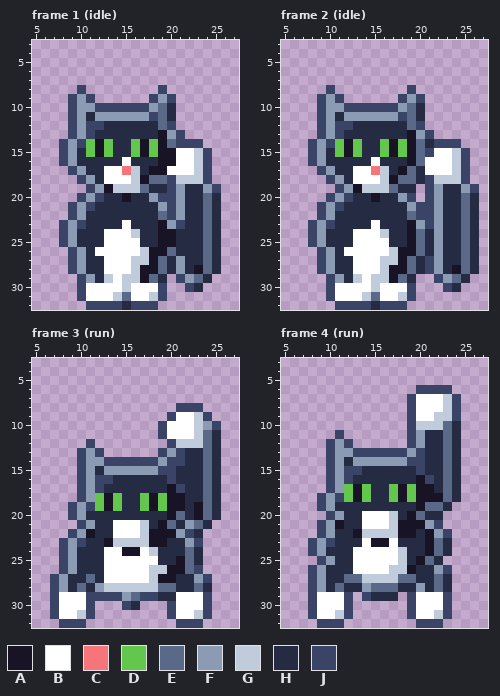
Pixel-art file: art/animals/chase-cat@88.aseprite. That is the earlier state.
33x33 pixels, 6 frames. Shown: frame 1 (idle): x 5..27, y 3..32; frame 2 (idle): x 5..27, y 3..32; frame 3 (run): x 5..27, y 3..32; frame 4 (run): x 5..27, y 3..32. The commit also changed other frames, which this record leaves out.
Palette (. is transparent): A #181425  B #ffffff  C #f6757a  D #63c74d  E #5a6988  F #8b9bb4  G #c0cbdc  H #262b44  J #3a4466
Pixels before, frame 1 (idle), first column x 8:
 8 ..J........J......
 9 .JFJ......JFJ.....
10 .JFFJJJJJJFEH.....
11 .JFHFFFFFFJEH.....
12 .JFJJHHHHHHEJ.....
13 .JFJHHHHHHHAFJ....
14 JFJDADHHDADAEJJJ..
15 JFHDADHHDADAABBGJ.
16 JFHHHHHBHHHAABBGJ.
17 .JFHHBBCGHAABBBGJ.
18 ..JFHBBBGAEEJGGGJ.
19 ...JFAGGGEHHJFHHFJ
20 ..JFJHHAHHFJJFHHEH
21 .JFJHHHHHHHFJFHHEH
22 .JFHHHHHHHHEJFHHEH
23 JFJHHHHBHHHAFJHHEH
24 JFHHHBBBGHHAAHHHEH
25 JFHHHBBBBHHAAHHHEH
26 .JFHBBBBBGAAEHHHEH
27 .JFHHBBBGGAEHFHHEH
28 .JFHHBBBGAAEHFHAEH
29 ..JFHGBGGAEH.JFEH.
30 ..JBBBBGBBBJ..JH..
31 ..JBBBGEBBGJ......
32 ...JJJJHJJJ.......
Pixels before, frame 2 (idle), first column x 8:
 8 ..J........J.......
 9 .JFJ......JFJ......
10 .JFFJJJJJJFEH......
11 .JFHFFFFFFJEH......
12 .JFJJHHHHHHEJ......
13 .JFJHHHHHHHAFJ.....
14 JFJDADHHDADAEHJJJ..
15 JFHDADHHDADAEJBBGJ.
16 JFHHHHHBHHHAEBBBGJ.
17 .JFHHBBCGHAEHBBBGJ.
18 ..JFHBBBGAEEHJGGGJ.
19 ...JFAGGGEHH.JFHHFJ
20 ..JFJHHAHHFJ.JFHHEH
21 .JFJHHHHHHHFJJFHHEH
22 .JFHHHHHHHHEJJFHHEH
23 JFJHHHHBHHHAFJFHHEH
24 JFHHHBBBGHHAEHFHHEH
25 JFHHHBBBBHHAEHFHHEH
26 .JFHBBBBBGAAEHFHHEH
27 .JFHHBBBGGAEHJFHHEH
28 .JFHHBBBGAAEHJFHAEH
29 ..JFHGBGGAEH..JFEH.
30 ..JBBBBGBBBJ...JH..
31 ..JBBBGEBBGJ.......
32 ...JJJJHJJJ........
Pixels before, frame 3 (run), first column x 7:
 8 ..............JJJ..
 9 .............JBBGJ.
10 ............JBBBGFJ
11 ............JBBBGEH
12 ....J........JGGGEH
13 ...JFJ......JFJHHEH
14 ...JFFJJJJJJFJJHHEH
15 ...JFHFFFFFFJJHHHEH
16 ...JFJJHHHHHHJHHHEH
17 ...JFJHHHHHHHAJHHEH
18 ...JFDADHHDADAAHHEH
19 ..JFJDADHHDADAAHAEH
20 ..JFHHHHHHHHHAEHAEH
21 ...JFHHBBBGHAEHFEH.
22 ..JFAHHBBBGAAAFJH..
23 .JFJHHAGGGGAAHHFJ..
24 .JFHHHBBAABGHHHEH..
25 .JFHHHBBBBBBHHAEH..
26 .JFHHHBBBBBGGAAEJ..
27 JFHHEHBBBBBGAAHHFJ.
28 JFHEHFGGGGGGEEHHEH.
29 JBBBJJJJFEJJHHBBBJ.
30 JBBBJ...JH...JBBBJ.
31 JBBGJ........JBBGJ.
32 .JJJ..........JJJ..
Pixels before, frame 4 (run), first column x 8:
 6 ............JJJJ.
 7 ...........JBBBGJ
 8 ...........JBBBGJ
 9 ...........JBBGGJ
10 ...........JGGGEH
11 ...J.......JFHHEH
12 ..JFJ......JFHHEH
13 ..JFFJJJJJJFJHHEH
14 ..JFHFFFFFFJJHHEH
15 ..JFJJHHHHHHJHHEH
16 ..JFJHHHHHHHAJHEH
17 ..JFDADHHDADAAHEH
18 .JFJDADHHDADAAAEH
19 .JFHHHHHHHHHAEEH.
20 ..JFHHBBBGHAEHH..
21 .JFAHHBBBGAAAFJ..
22 .JFHHAGGGGAAHAFJ.
23 JFJHHHBAABHHHAEH.
24 JFHHHBBBBBGHHAEH.
25 .JFHHBBBBBGHAEH..
26 JFHHHBBBBGGAHHFJ.
27 JFHHEEGGGGEEHHEH.
28 JFHEHHFEEEHHFHEH.
29 JBBBJ.JHHH.JBBBJ.
30 JBBBJ......JBBBJ.
31 JBBGJ......JBBGJ.
32 .JJJ........JJJ..
New version:
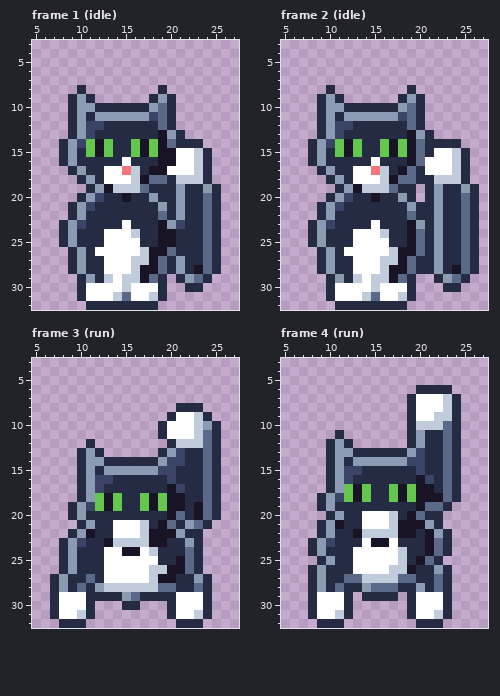
The exact change:
Frame 1 (idle):
Colour H replaces colour J in row 8 at x 10 and 19; in row 9 at x 9, 11, 18 and 20; in row 10 at x 9 and 12 to 17; in row 11 at x 9; in row 12 at x 9 and 20; in row 13 at x 9 and 21.
Colour H replaces colour J in row 14 at x 8 and 21 to 23; in rows 15 to 16 at x 8 and 24; in row 17 at x 9 and 24; in row 18 at x 10, 20 and 24; in row 19 at x 11, 20 and 25; in row 20 at x 10 and 19 to 20.
Colour H replaces colour J in rows 21 to 22 at x 9 and 20; in rows 23 to 25 at x 8; in rows 26 to 28 at x 9; in row 29 at x 10 and 21; in row 30 at x 10, 19 and 22; in row 31 at x 10 and 19.
Colour H replaces colour J in row 32 at x 11 to 14 and 16 to 18.
Frame 2 (idle):
Colour H replaces colour J in row 8 at x 10 and 19; in row 9 at x 9, 11, 18 and 20; in row 10 at x 9 and 12 to 17; in row 11 at x 9; in row 12 at x 9 and 20; in row 13 at x 9 and 21.
Colour H replaces colour J in row 14 at x 8 and 22 to 24; in row 15 at x 8, 21 and 25; in row 16 at x 8 and 25; in row 17 at x 9 and 25; in row 18 at x 10, 21 and 25; in row 19 at x 11, 21 and 26.
Colour H replaces colour J in row 20 at x 10, 19 and 21; in rows 21 to 22 at x 9 and 20 to 21; in row 23 at x 8 and 21; in rows 24 to 25 at x 8; in row 26 at x 9; in rows 27 to 28 at x 9 and 21.
Colour H replaces colour J in row 29 at x 10 and 22; in row 30 at x 10, 19 and 23; in row 31 at x 10 and 19; in row 32 at x 11 to 14 and 16 to 18.
Frame 3 (run):
Colour H replaces colour J in row 8 at x 21 to 23; in row 9 at x 20 and 24; in row 10 at x 19 and 25; in row 11 at x 19; in row 12 at x 11 and 20; in row 13 at x 10, 12 and 19.
Colour H replaces colour J in row 14 at x 10 and 13 to 18; in rows 15 to 18 at x 10; in rows 19 to 20 at x 9; in row 21 at x 10; in row 22 at x 9 and 22; in row 23 at x 8 and 23.
Colour H replaces colour J in rows 24 to 25 at x 8; in row 26 at x 8 and 23; in row 27 at x 7 and 24; in row 28 at x 7; in row 29 at x 7, 11 to 14, 17 to 18 and 24; in row 30 at x 7, 11, 15, 20 and 24.
Colour H replaces colour J in row 31 at x 7, 11, 20 and 24; in row 32 at x 8 to 10 and 21 to 23.
Frame 4 (run):
Colour H replaces colour J in row 6 at x 20 to 23; in rows 7 to 9 at x 19 and 24; in row 10 at x 19; in row 11 at x 11 and 19; in row 12 at x 10, 12 and 19; in row 13 at x 10 and 13 to 18.
Colour H replaces colour J in rows 14 to 17 at x 10; in rows 18 to 19 at x 9; in row 20 at x 10; in row 21 at x 9 and 22; in row 22 at x 9 and 23; in rows 23 to 24 at x 8.
Colour H replaces colour J in row 25 at x 9; in row 26 at x 8 and 23; in rows 27 to 28 at x 8; in row 29 at x 8, 12, 14, 19 and 23; in rows 30 to 31 at x 8, 12, 19 and 23; in row 32 at x 9 to 11 and 20 to 22.
